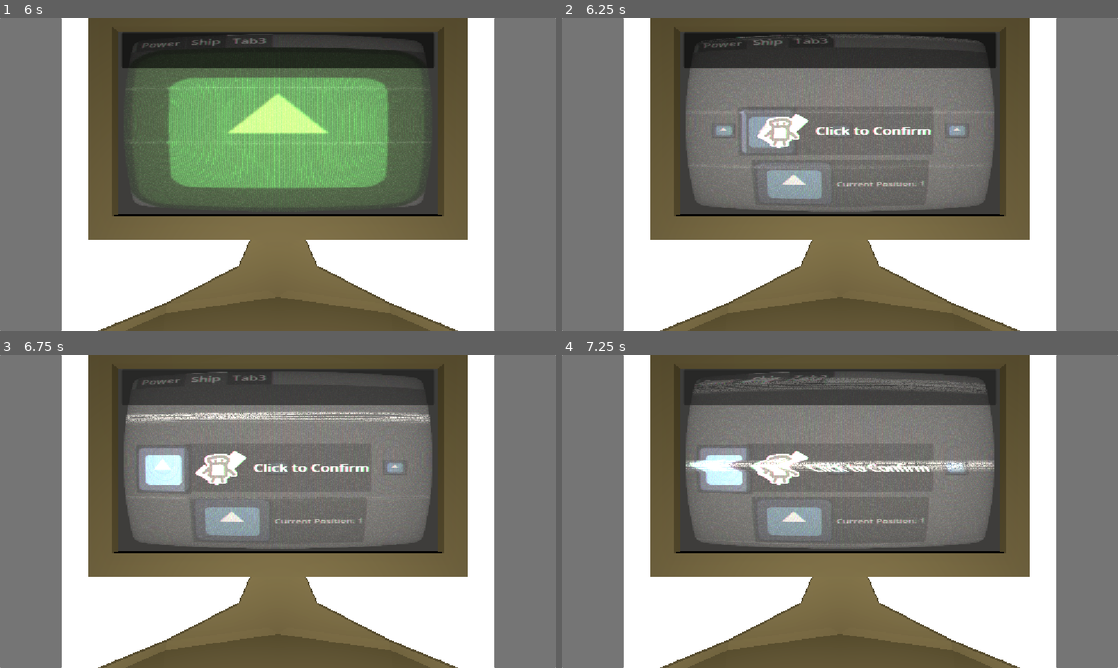
Above: before the commit, frames 1-4 (two rows, left to right).
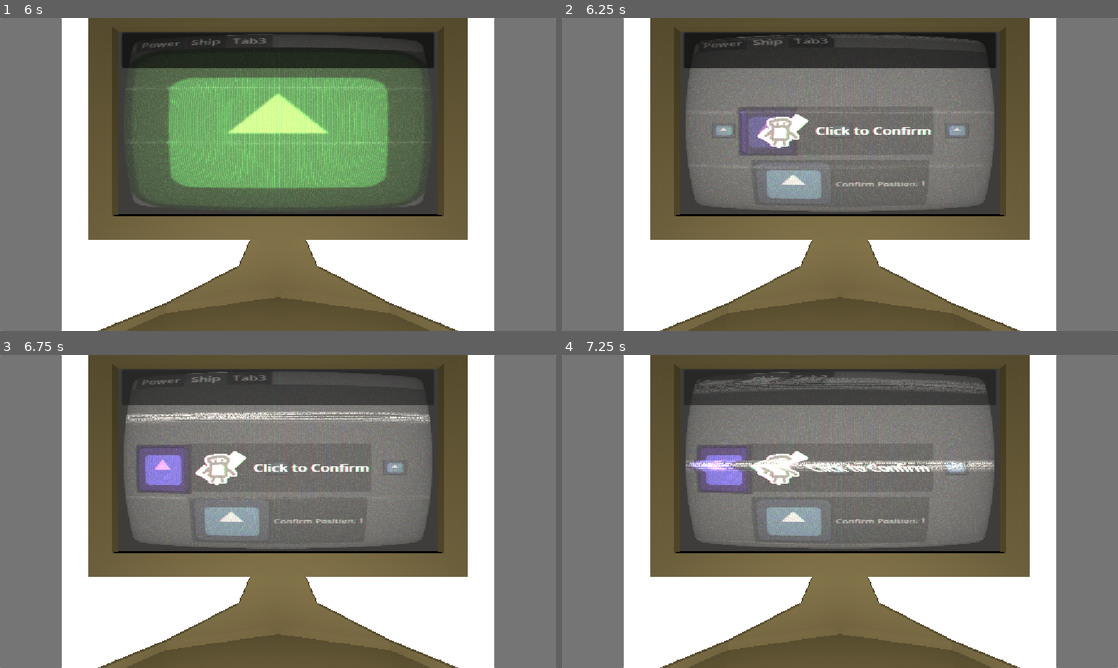
Above: after the commit, the same moments.

Repository: T3RRAT/Tether
Game: Godot game, scene res://Scenes/game.tscn
Same seed, same stepped clock (60 frames per second), same inputs: the game is played once before the commit and once after it. The engine's default icon, where the game draws it, is replaced by a stand-in: a white triangle on a blue panel in a dark square. Sound files missing from this copy of the repository are replaced by a short silence.
Inputs (mouse positions are in pixels of both pictures, inside the frame that each line leads up to):
- Up to frame 1 (6 s): click (33, 174) at 0.5 s; click (522, 174) at 1.25 s; click (278, 49) at 2 s; tap Enter at 2.75 s; move the mouse to (400, 158) at 2.77 s; hold D (Go Right) 2.78-3.5 s; hold Space (Confirm Action) 2.78-3.5 s; click (400, 158) at 2.92 s; drag from (166, 190) to (250, 237) at 3.52 s; move the mouse to (333, 105) at 4.27 s; hold D (Go Right) 4.28-5 s; hold Space (Confirm Action) 4.28-5 s; drag from (250, 237) to (111, 127) at 5.02 s; move the mouse to (444, 221) at 5.77 s; hold A (Go Left) from 5.78 s (still down); hold Space (Confirm Action) from 5.78 s (still down); tap 1 (One) at 5.85 s
- Up to frame 2 (6.25 s): keep holding A (Go Left); keep holding Space (Confirm Action)
- Up to frame 3 (6.75 s): release A (Go Left) at 6.5 s; release Space (Confirm Action) at 6.5 s; drag from (111, 464) to (194, 433) at 6.52 s
- Up to frame 4 (7.25 s): no input

Frame 1 is identical in both runs. In frame 2, 0.8% of the frame differs, in the area x 31-66%, y 29-56%; in frame 3, 1.4%, in the area x 24-66%, y 29-56%; in frame 4, 1.4%.

Commit message:
More captcha

Diff:
--- a/Scripts/click_captcha.gd
+++ b/Scripts/click_captcha.gd
@@ -1,4 +1,7 @@
 extends Button
+
+
+@onready var computer = $"../../../../../.."
 
 @onready var button = $"."
 @onready var checkbox_Image = $"Checkbox Image"
@@ -38,14 +41,17 @@
 	if captchaState == 0:
 		# Button is invisible
 		button.visible = false
+		loading_Image.visible = false
 		button.scale = Vector2(0, 0)
+		checkbox_Image.visible = false
 		#button.scale = lerp(button.scale, Vector2(0, 1), delta * 1)
-		loading_Image.scale = Vector2(0, 0)
+		#loading_Image.scale = Vector2(0, 0)
 		#loading_Image.scale = lerp(loading_Image.scale, Vector2(0, 0), delta * 1)
-		checkbox_Image.scale = lerp(checkbox_Image.scale, checkbox_Image_Scale, delta * 1)
+		#checkbox_Image.scale = lerp(checkbox_Image.scale, checkbox_Image_Scale, delta * 1)
 	elif captchaState == 1:
 		# Button is visible with icon
 		button.visible = true
+		checkbox_Image.visible = true
 		button.scale = lerp(button.scale, Vector2(0.8, 1), delta * 6)
 
 		if s2T_On == false:
@@ -53,7 +59,7 @@
 	elif captchaState == 2:
 		# Button is loading. Icon should be invisible and loading circle should be working
 		#button.icon.visible = false
-
+		loading_Image.visible = true
 		loading_Image.scale = lerp(loading_Image.scale, loading_Image_Scale, delta * 1)
 	elif captchaState == 3:
 		# Button is closing. Icon changes to finished icon
@@ -79,6 +85,7 @@
 	print("Close for business")
 	captchaState = 0
 	finsihed = true
+	computer.call("click_Captcha_Finished")
 	pass
 
 
--- a/Scripts/computer.gd
+++ b/Scripts/computer.gd
@@ -168,5 +168,11 @@
 	shipTab.call("confirmRepositionMinigame")
 
 
+
+# Functions that inner scenes call
+func click_Captcha_Finished():
+	game.call("clickCap_Computer_Game")
+	pass
+
 func allocatePower(pFrom, pToo):
 	pass
--- a/Scripts/game.gd
+++ b/Scripts/game.gd
@@ -153,6 +153,7 @@
 			checkMonster()
 		elif inUserInterface == true && called_To_Change == false:
 			computer.call("callChangeTrueShipPosition")
+			called_To_Change = true
 	else:
 		lightLeft.light_energy = lerp(lightLeft.light_energy, 0.0, delta * 6)
 		lightRight.light_energy = lerp(lightRight.light_energy, 0.0, delta * 6)
@@ -288,6 +289,14 @@
 	pass
 
 
+# Functions that are called by inner scenes. i really need to learn if there is some better way of doing this
+func clickCap_Computer_Game():
+	called_To_Change = false
+	pass
+
+
+
+
 
 
 
Not shown, added: Scenes/computer.tscn11810901143.tmp
Not shown, added: Scenes/computer.tscn11827007563.tmp
Not shown, added: Scenes/computer.tscn11836457069.tmp
Not shown, added: Scenes/computer.tscn11843989237.tmp
Not shown, added: Scenes/computer.tscn11856652109.tmp
Not shown, added: Scenes/game.tscn11966692848.tmp
